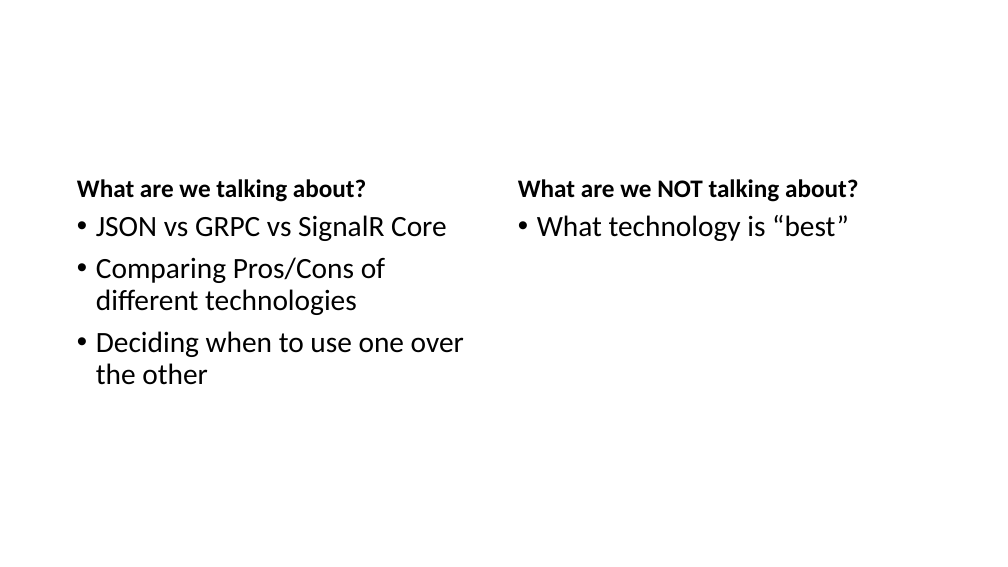
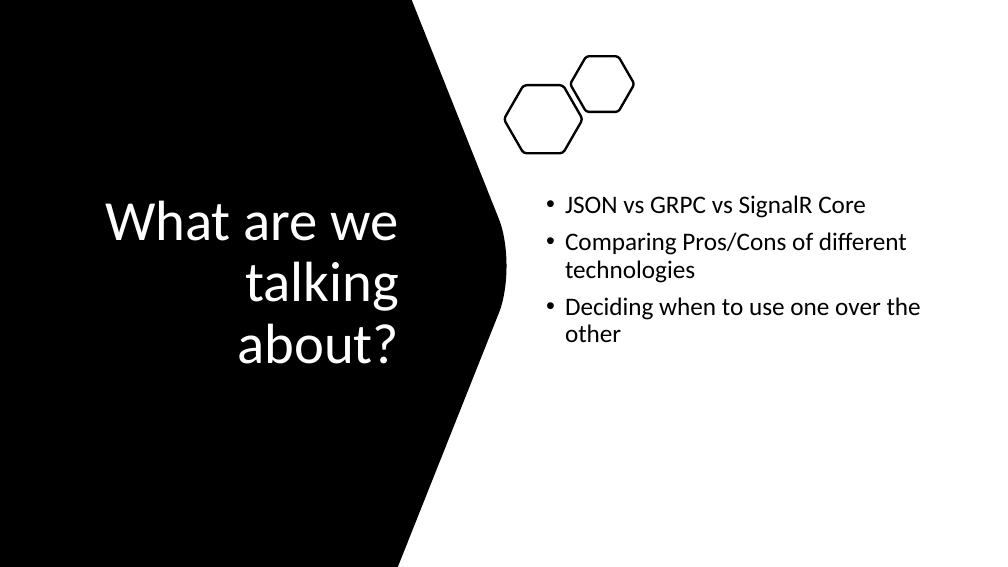
Before and after one commit to ProgrammerAL/Presentations-2020, a slide deck: slide 2 of 2020-04-14 ONETUG App Communication Juxtaposition/Presentation.pptx. Drawn at 1008x567 pixels with LibreOffice and Linux fonts; fonts in the diff are those of the drawing. Boxes give left, top, right and bottom in pixels: in the first picture for what was removed or moved away, otherwise in the second. Text is boxed around its words. In the diff, an @@ line names an element or a change of style, - is before the commit and + after.

```diff
--- a/2020-04-14 ONETUG App Communication Juxtaposition/Presentation.pptx
+++ b/2020-04-14 ONETUG App Communication Juxtaposition/Presentation.pptx
@@ freeform shape added at bbox=[0, 0, 507, 567], fill #000000 @@
@@ freeform shape added at bbox=[571, 57, 634, 112], outline #000000 2.25 pt @@
@@ freeform shape added at bbox=[504, 85, 582, 154], outline #000000 2.25 pt @@
@@ title "What are we talking about?": place and size @@
-title "What are we talking about?" at bbox=[77, 179, 366, 202]
+title "What are we talking about?" at bbox=[105, 200, 400, 364]
@@ title "What are we talking about?" at bbox=[105, 200, 400, 364]: size 24 to 54 pt, text colour #000000 to #FFFFFF, bold off; alignment left to right; less space between paragraphs; vertical alignment bottom to middle @@
@@ text removed at bbox=[518, 179, 858, 202] @@
-What are we NOT talking about?
@@ text "JSON vs GRPC vs SignalR ...": place and size @@
-text "JSON vs GRPC vs SignalR ..." at bbox=[96, 215, 464, 385]
+text "JSON vs GRPC vs SignalR ..." at bbox=[565, 195, 921, 342]
@@ text "JSON vs GRPC vs SignalR ..." at bbox=[565, 195, 921, 342]: size 28 to 24 pt; vertical alignment top to middle @@
@@ text removed at bbox=[537, 215, 849, 241] @@
-• What technology is “best”
```
Also in this commit, not shown: 11 other slides changed, 1 slide added.
